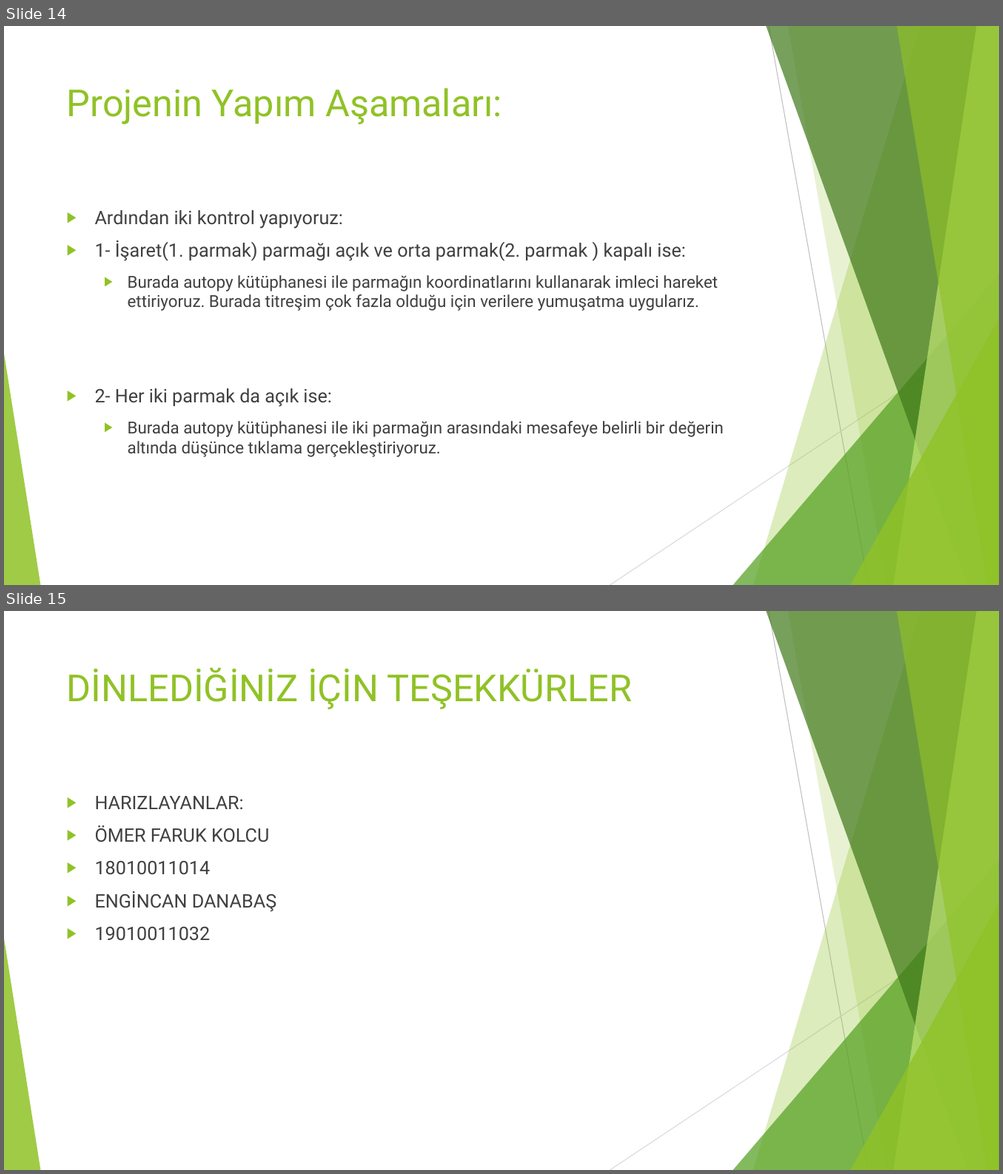
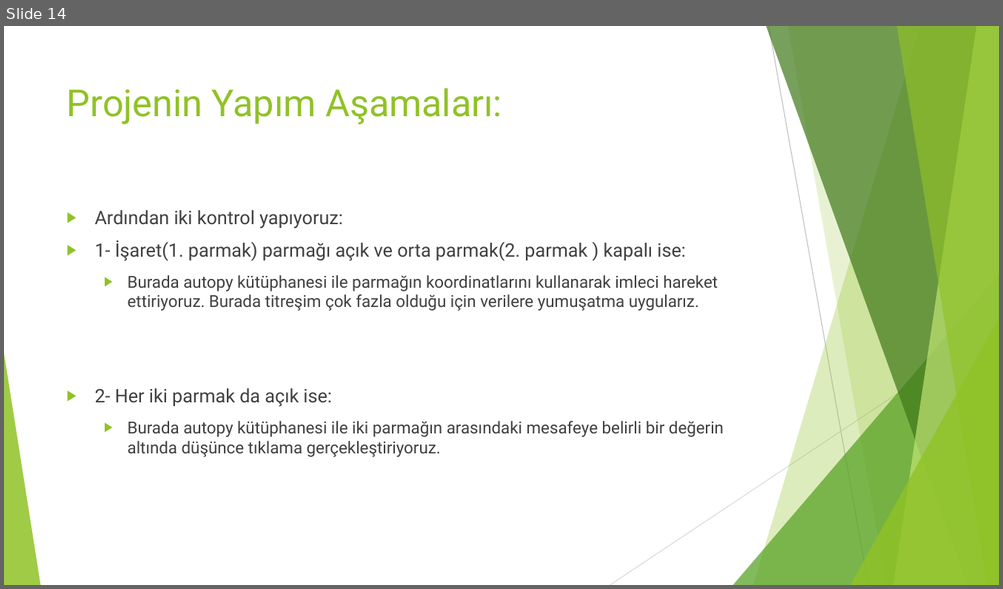
Before and after one commit to OmerFarukKolcu/Goruntu-isleme-uygulamas-, a slide deck: proje sunumu.pptx. Shown one above the other, each under a label of ours: slides 14 and 15 before the commit, slide 14 after it. The pictures are 1003x1174 and 1003x589 pixels, drawn with LibreOffice and Linux fonts; fonts in the diff are those of the drawing. Boxes give left, top, right and bottom in pixels: in the first picture for what was removed or moved away, otherwise in the second. Text is boxed around its words. In the diff, an @@ line names an element or a change of style, - is before the commit and + after.

Commit message:
proje sunumunda değişiklikler yapıldı

```diff
--- a/proje sunumu.pptx
+++ b/proje sunumu.pptx
@@ slide 15 removed at (x1=4, y1=611, x2=999, y2=1170), background #FFFFFF; not listed: 10 template elements that a slide beside it also shows @@
@@ title removed at (x1=67, y1=667, x2=632, y2=709) @@
-DİNLEDİĞİNİZ İÇİN TEŞEKKÜRLER
@@ text removed at (x1=95, y1=796, x2=276, y2=941) @@
-▶ HARIZLAYANLAR:
-▶ ÖMER FARUK KOLCU
-▶ 18010011014
-▶ ENGİNCAN DANABAŞ
-▶ 19010011032
```
